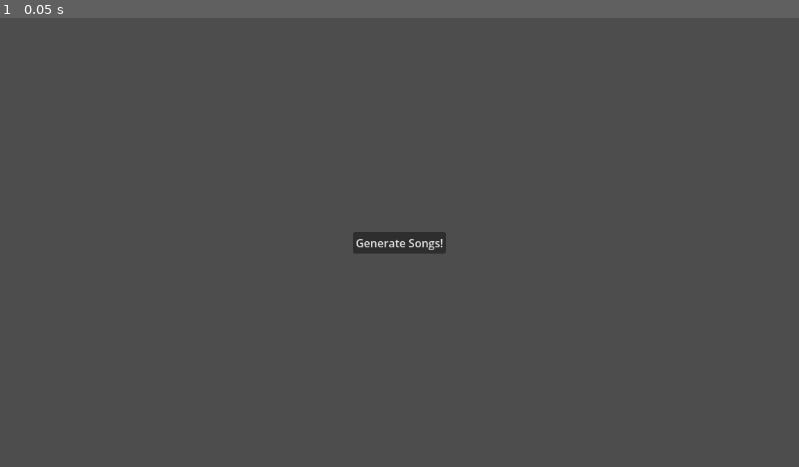
Above: before the commit, frame 1.
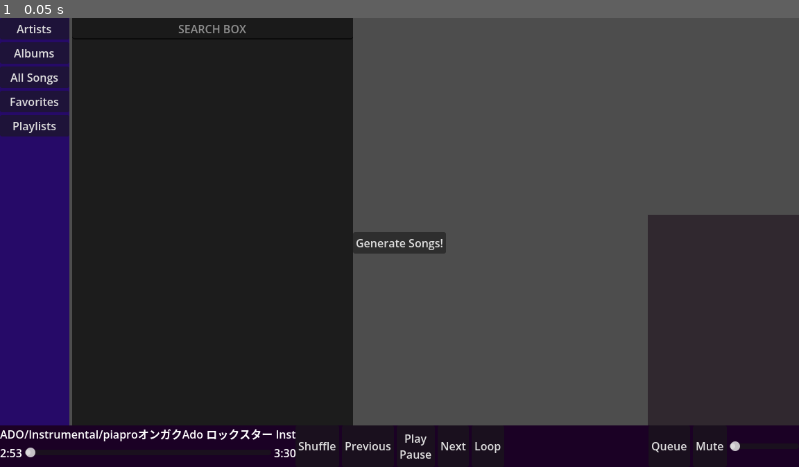
Above: after the commit, the same moment.

Repository: WalkerV2/music-player
Game: Godot game, scene res://scenes/main.tscn
Two runs of this game, one before a commit and one after it. Both use one fixed random seed, a clock stepped at 60 frames per second and the inputs below.
Inputs:
- Up to frame 1 (0.05 s): no input

The runs differ from the first frame. In frame 1, 58% of the frame differs, in the area x 0-100%, y 0-100%.

Commit message:
Added clickable song  list.
also added placeholders for the general ui layout.

Diff:
--- a/scenes/main.tscn
+++ b/scenes/main.tscn
@@ -25,12 +25,195 @@
 anchor_top = 0.5
 anchor_right = 0.5
 anchor_bottom = 0.5
-offset_left = -4.0
-offset_top = -4.0
-offset_right = 4.0
-offset_bottom = 4.0
+offset_left = -67.0
+offset_top = -15.5
+offset_right = 67.0
+offset_bottom = 15.5
 grow_horizontal = 2
 grow_vertical = 2
 text = "Generate Songs!"
 
+[node name="THEORY CRAFTING" type="Control" parent="." unique_id=1704825872]
+layout_mode = 1
+anchors_preset = 15
+anchor_right = 1.0
+anchor_bottom = 1.0
+grow_horizontal = 2
+grow_vertical = 2
+mouse_filter = 2
+
+[node name="SongControls" type="ColorRect" parent="THEORY CRAFTING" unique_id=1679088541]
+custom_minimum_size = Vector2(60, 60)
+layout_mode = 1
+anchors_preset = 12
+anchor_top = 1.0
+anchor_right = 1.0
+anchor_bottom = 1.0
+offset_top = -60.0
+grow_horizontal = 2
+grow_vertical = 0
+mouse_filter = 2
+color = Color(0.10706075, 0.0067505483, 0.14718652, 1)
+
+[node name="SongInfo" type="VBoxContainer" parent="THEORY CRAFTING/SongControls" unique_id=1070056088]
+layout_mode = 1
+anchors_preset = 9
+anchor_bottom = 1.0
+grow_vertical = 2
+
+[node name="SongPath" type="Label" parent="THEORY CRAFTING/SongControls/SongInfo" unique_id=869695269]
+layout_mode = 2
+text = "ADO/Instrumental/piaproオンガクAdo ロックスター Inst"
+
+[node name="SongProgress" type="HBoxContainer" parent="THEORY CRAFTING/SongControls/SongInfo" unique_id=1983588295]
+layout_mode = 2
+
+[node name="CurrentTime" type="Label" parent="THEORY CRAFTING/SongControls/SongInfo/SongProgress" unique_id=311522090]
+layout_mode = 2
+text = "2:53"
+
+[node name="SongProgressSlider" type="HSlider" parent="THEORY CRAFTING/SongControls/SongInfo/SongProgress" unique_id=1111065595]
+layout_mode = 2
+size_flags_horizontal = 3
+size_flags_vertical = 1
+
+[node name="MaxTime" type="Label" parent="THEORY CRAFTING/SongControls/SongInfo/SongProgress" unique_id=2069959073]
+layout_mode = 2
+text = "3:30"
+
+[node name="SongButtons" type="HBoxContainer" parent="THEORY CRAFTING/SongControls" unique_id=5124969]
+layout_mode = 1
+anchors_preset = 13
+anchor_left = 0.5
+anchor_right = 0.5
+anchor_bottom = 1.0
+grow_horizontal = 2
+grow_vertical = 2
+
+[node name="Shuffle" type="Button" parent="THEORY CRAFTING/SongControls/SongButtons" unique_id=1220643972]
+custom_minimum_size = Vector2(24, 24)
+layout_mode = 2
+text = "Shuffle"
+
+[node name="PreviousSong" type="Button" parent="THEORY CRAFTING/SongControls/SongButtons" unique_id=1126935218]
+custom_minimum_size = Vector2(24, 0)
+layout_mode = 2
+text = "Previous"
+
+[node name="PlayPause" type="Button" parent="THEORY CRAFTING/SongControls/SongButtons" unique_id=1942965242]
+custom_minimum_size = Vector2(24, 0)
+layout_mode = 2
+text = "Play
+Pause"
+
+[node name="NextSong" type="Button" parent="THEORY CRAFTING/SongControls/SongButtons" unique_id=238987802]
+custom_minimum_size = Vector2(24, 0)
+layout_mode = 2
+text = "Next"
+
+[node name="RepeatSong" type="Button" parent="THEORY CRAFTING/SongControls/SongButtons" unique_id=863767942]
+custom_minimum_size = Vector2(24, 0)
+layout_mode = 2
+text = "Loop"
+
+[node name="HBoxContainer" type="HBoxContainer" parent="THEORY CRAFTING/SongControls" unique_id=845886042]
+layout_mode = 1
+anchors_preset = 11
+anchor_left = 1.0
+anchor_right = 1.0
+anchor_bottom = 1.0
+grow_horizontal = 0
+grow_vertical = 2
+
+[node name="Queue" type="Button" parent="THEORY CRAFTING/SongControls/HBoxContainer" unique_id=1883234617]
+layout_mode = 2
+text = "Queue"
+
+[node name="Button" type="Button" parent="THEORY CRAFTING/SongControls/HBoxContainer" unique_id=1838516007]
+layout_mode = 2
+text = "Mute"
+
+[node name="VolumeSlider" type="HSlider" parent="THEORY CRAFTING/SongControls/HBoxContainer" unique_id=422164839]
+custom_minimum_size = Vector2(100, 0)
+layout_mode = 2
+size_flags_horizontal = 4
+size_flags_vertical = 4
+
+[node name="HBoxContainer" type="HBoxContainer" parent="THEORY CRAFTING" unique_id=1042632858]
+layout_mode = 1
+anchors_preset = -1
+anchor_bottom = 0.90700006
+offset_right = 509.0
+offset_bottom = 0.26397705
+grow_vertical = 2
+
+[node name="NavigationTab" type="ColorRect" parent="THEORY CRAFTING/HBoxContainer" unique_id=1295099941]
+custom_minimum_size = Vector2(100, 0)
+layout_mode = 2
+color = Color(0.14881831, 0.03946919, 0.4074573, 1)
+
+[node name="TabsOrganizer" type="VBoxContainer" parent="THEORY CRAFTING/HBoxContainer/NavigationTab" unique_id=390006369]
+layout_mode = 1
+anchors_preset = 10
+anchor_right = 1.0
+grow_horizontal = 2
+
+[node name="Artists" type="Button" parent="THEORY CRAFTING/HBoxContainer/NavigationTab/TabsOrganizer" unique_id=1696003892]
+layout_mode = 2
+text = "Artists"
+
+[node name="Albums" type="Button" parent="THEORY CRAFTING/HBoxContainer/NavigationTab/TabsOrganizer" unique_id=681701187]
+layout_mode = 2
+text = "Albums"
+
+[node name="All Songs" type="Button" parent="THEORY CRAFTING/HBoxContainer/NavigationTab/TabsOrganizer" unique_id=898000509]
+layout_mode = 2
+text = "All Songs"
+
+[node name="Favorites" type="Button" parent="THEORY CRAFTING/HBoxContainer/NavigationTab/TabsOrganizer" unique_id=1136279466]
+layout_mode = 2
+text = "Favorites"
+
+[node name="Playlists" type="Button" parent="THEORY CRAFTING/HBoxContainer/NavigationTab/TabsOrganizer" unique_id=722424104]
+layout_mode = 2
+text = "Playlists"
+
+[node name="SongsDisplay" type="ColorRect" parent="THEORY CRAFTING/HBoxContainer" unique_id=196226025]
+layout_mode = 2
+size_flags_horizontal = 3
+color = Color(0.11119685, 0.11119684, 0.11119684, 1)
+
+[node name="VBoxContainer" type="VBoxContainer" parent="THEORY CRAFTING/HBoxContainer/SongsDisplay" unique_id=580969021]
+layout_mode = 1
+anchors_preset = 15
+anchor_right = 1.0
+anchor_bottom = 1.0
+grow_horizontal = 2
+grow_vertical = 2
+
+[node name="Search" type="LineEdit" parent="THEORY CRAFTING/HBoxContainer/SongsDisplay/VBoxContainer" unique_id=1071418519]
+layout_mode = 2
+placeholder_text = "SEARCH BOX"
+alignment = 1
+
+[node name="SongsList" type="RichTextLabel" parent="THEORY CRAFTING/HBoxContainer/SongsDisplay/VBoxContainer" unique_id=1235514876]
+layout_mode = 2
+size_flags_vertical = 3
+bbcode_enabled = true
+
+[node name="SongsQueueDisplay" type="ColorRect" parent="THEORY CRAFTING" unique_id=1638476056]
+layout_mode = 1
+anchors_preset = -1
+anchor_left = 1.0
+anchor_top = 0.90700006
+anchor_right = 1.0
+anchor_bottom = 0.90700006
+offset_left = -218.0
+offset_top = -303.73602
+offset_bottom = 0.26397705
+grow_horizontal = 0
+grow_vertical = 0
+color = Color(0.18863258, 0.15878004, 0.18333903, 1)
+
 [connection signal="pressed" from="FileDialogButton" to="." method="_on_file_dialog_button_pressed"]
+[connection signal="meta_clicked" from="THEORY CRAFTING/HBoxContainer/SongsDisplay/VBoxContainer/SongsList" to="." method="_on_songs_list_meta_clicked"]
--- a/scenes/song.tscn
+++ b/scenes/song.tscn
@@ -20,20 +20,26 @@
 [node name="HBoxContainer" type="HBoxContainer" parent="PanelContainer" unique_id=185134290]
 layout_mode = 2
 
-[node name="SongImage" type="ColorRect" parent="PanelContainer/HBoxContainer" unique_id=797277661]
-custom_minimum_size = Vector2(48, 48)
-layout_mode = 2
-
 [node name="SongTitle" type="Label" parent="PanelContainer/HBoxContainer" unique_id=1819400960]
 layout_mode = 2
 mouse_filter = 0
-text = "TEXT!!!!!"
+text = "ADO/Instrumental/piaproオンガクAdo ロックスター Inst"
 
 [node name="ArtistName" type="RichTextLabel" parent="PanelContainer/HBoxContainer" unique_id=857415127]
+visible = false
 custom_minimum_size = Vector2(50, 50)
 layout_mode = 2
 bbcode_enabled = true
 text = "[url= open_artist_menu ]ADO[/url]"
 vertical_alignment = 1
 
+[node name="RichTextLabel" type="RichTextLabel" parent="." unique_id=922400778]
+layout_mode = 0
+offset_left = 169.0
+offset_top = 180.0
+offset_right = 690.0
+offset_bottom = 220.0
+text = "ADO/Instrumental/piaproオンガクAdo ロックスター Inst"
+autowrap_mode = 0
+
 [connection signal="meta_clicked" from="PanelContainer/HBoxContainer/ArtistName" to="." method="_on_rich_text_label_meta_clicked"]
--- a/scripts/main.gd
+++ b/scripts/main.gd
@@ -1,11 +1,14 @@
 extends Control
 
+@onready var songs_list: RichTextLabel = $"THEORY CRAFTING/HBoxContainer/SongsDisplay/VBoxContainer/SongsList"
+
 @onready var file_dialog: FileDialog = $FileDialog
+
 var audio = preload("res://scenes/audio_player.tscn").instantiate()
 var CONFIG_PATH = "user://music-player.cfg"
 var music_dir: String = OS.get_system_dir(OS.SYSTEM_DIR_MUSIC)
 var config = ConfigFile.new()
-# for albums in config.get_sections()
+
 # Called when the node enters the scene tree for the first time.
 
 func _ready() -> void:
@@ -23,14 +26,14 @@
 		var artist_path = music_dir.path_join(artist_folder)
 		artist.title = artist_folder
 		artist.folder = music_dir.path_join(artist_folder)
-		print(artist.folder)
+		#print(artist.folder)
 		for album_folder in DirAccess.get_directories_at(artist_path):
 			var album = AlbumData.new()
 			var album_path = artist_path.path_join(album_folder)
 			album.title = album_folder
 			album.folder = artist_folder.path_join(album_folder)
 			artist.albums.append(album)
-			print(album_folder)
+			#print(album_folder)
 			for song_file in DirAccess.get_files_at(album_path):
 				var song = SongData.new()
 				song.title = song_file.get_basename()
@@ -45,4 +48,18 @@
 
 
 func _on_file_dialog_button_pressed() -> void:
-	build_library(music_dir)
+	var bbcode = ""
+	#build_library(music_dir)
+	var artist = load("user://artists/ADO.tres")
+	for album in artist.albums:
+		for song in album.songs:
+			#[url={"key": "value"}]Text[/url] everything after the = is the key.
+			# ALL clickable metas connect to the same func.
+			# like linking to the artists scene, the album scene. or whatever else you may want.
+			bbcode += "[url=play" + song.file + "]" + song.title + "[/url]" + "\n"
+		songs_list.text = bbcode
+
+
+func _on_songs_list_meta_clicked(meta: Variant) -> void:
+	print(meta.trim_prefix("play"))
+	pass # Replace with function body.
